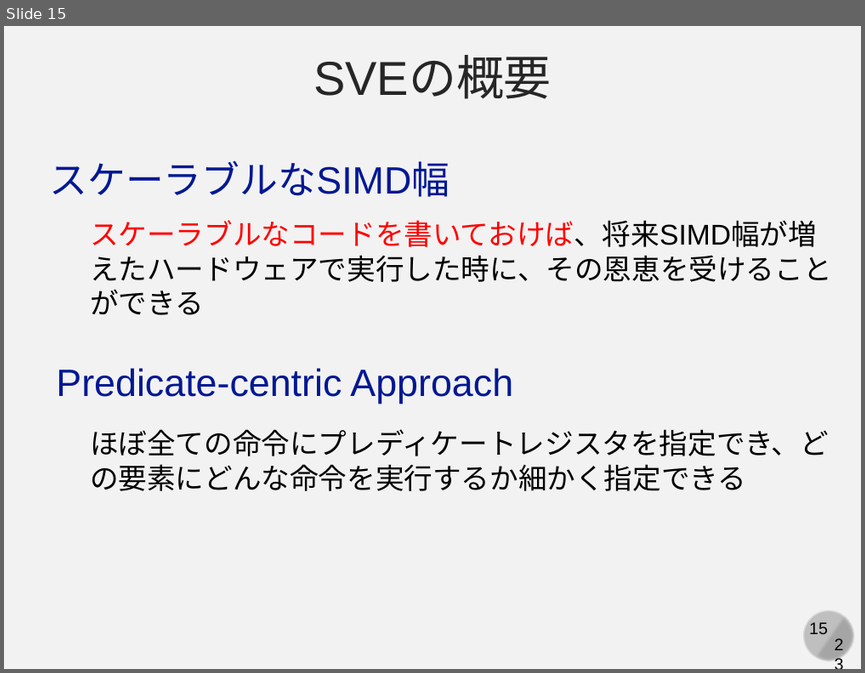
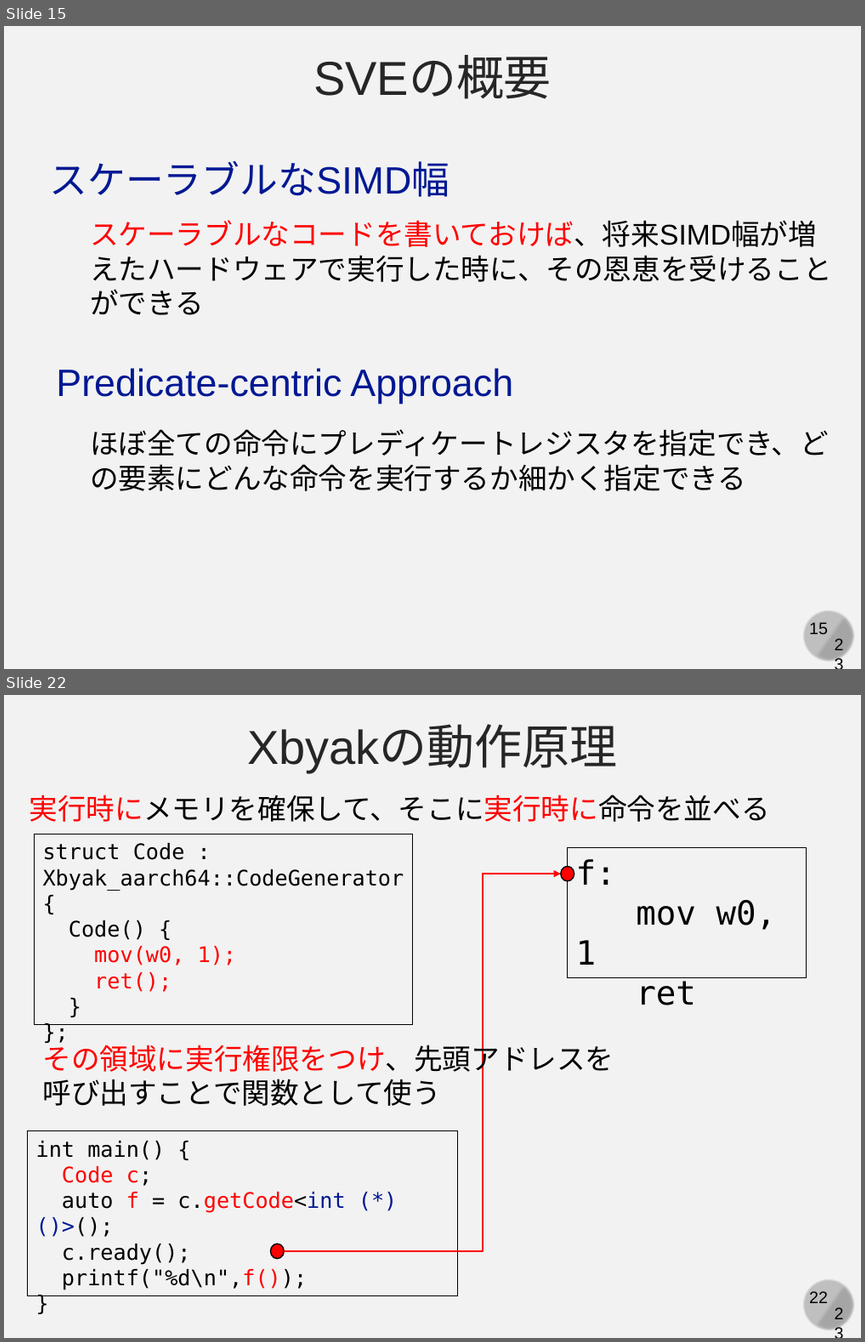
Before and after one commit to kaityo256/xbyak_aarch64_handson, a slide deck: slide/xbyak_aarch64.pptx. Shown one above the other, each under a label of ours: slide 15 before the commit, slides 15 and 22 after it; the slides between them are not shown. The pictures are 865x673 and 865x1342 pixels, drawn with LibreOffice and Linux fonts; fonts in the diff are those of the drawing. Boxes give left, top, right and bottom in pixels: in the first picture for what was removed or moved away, otherwise in the second. Text is boxed around its words. In the diff, an @@ line names an element or a change of style, - is before the commit and + after.

```diff
--- a/slide/xbyak_aarch64.pptx
+++ b/slide/xbyak_aarch64.pptx
@@ slide 22 added at bbox=[4, 695, 861, 1338], background #F2F2F2; not listed: 4 template elements that a slide beside it also shows @@
@@ text added at bbox=[247, 726, 617, 772], 40 pt, text #262626 @@
+Xbyakの動作原理
@@ text added at bbox=[30, 794, 770, 822], 24 pt, text #000000 @@
+実行時にメモリを確保して、そこに実行時に命令を並べる
@@ rectangle added at bbox=[34, 834, 412, 1024], outline #000000 0.75 pt, 18 pt, text #000000 @@
+struct Code : Xbyak_aarch64::CodeGenerator {
+Code() {
+mov(w0, 1);
+ret();
+}
+};
@@ rectangle added at bbox=[567, 847, 806, 977], outline #000000 0.75 pt, 28 pt, text #000000 @@
+f:
+mov w0, 1
+ret
@@ ellipse added at bbox=[561, 867, 574, 881], fill #FF0000, outline #000000 1 pt @@
@@ elbow arrow added from (284, 1251) to (561, 874), #FF0000 1.5 pt @@
@@ text added at bbox=[43, 1039, 614, 1106], 24 pt, text #000000 @@
+その領域に実行権限をつけ、先頭アドレスを
+呼び出すことで関数として使う
@@ rectangle added at bbox=[28, 1131, 458, 1296], outline #000000 0.75 pt, 18 pt, text #000000 @@
+int main() {
+Code c;
+auto f = c.getCode<int (*)()>();
+c.ready();
+printf("%d\n",f());
+}
@@ ellipse added at bbox=[270, 1243, 284, 1258], fill #FF0000, outline #000000 1 pt @@
```
Also in this commit, not shown: 2 slides changed, 10 other slides added, 1 other file.
